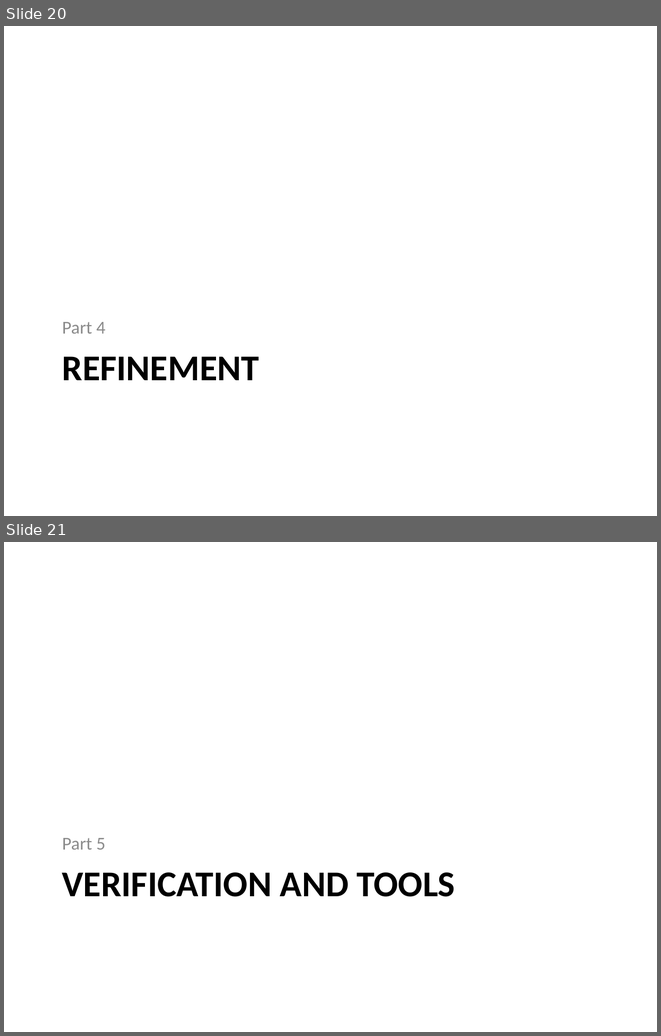
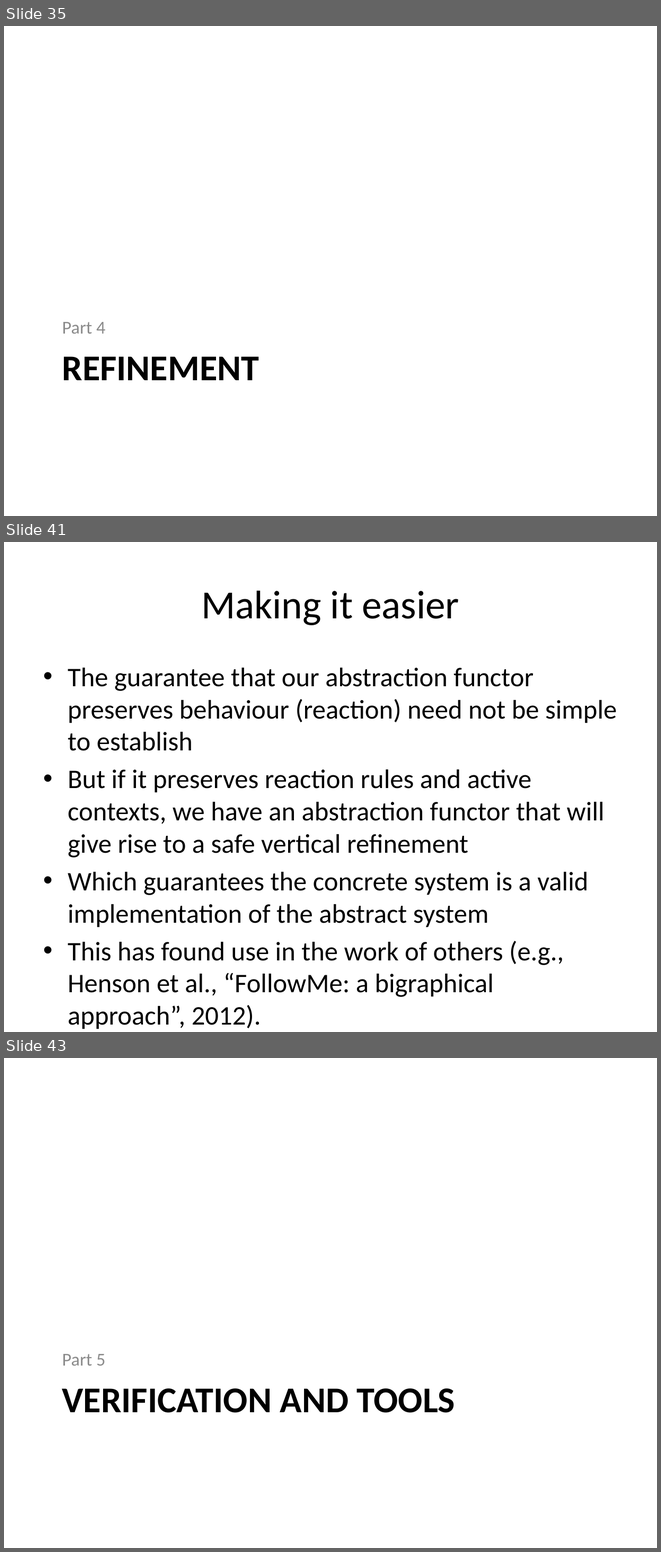
Before and after one commit to gian/defense, a slide deck: PhDDefense.pptx. Shown one above the other, each under a label of ours: slides 20 and 21 before the commit, slides 35, 41 and 43 after it; the slides between them are not shown. The pictures are 661x1036 and 661x1552 pixels, drawn with LibreOffice and Linux fonts; fonts in the diff are those of the drawing. Boxes give left, top, right and bottom in pixels: in the first picture for what was removed or moved away, otherwise in the second. Text is boxed around its words. In the diff, an @@ line names an element or a change of style, - is before the commit and + after.

```diff
--- a/PhDDefense.pptx
+++ b/PhDDefense.pptx
@@ slide 41 added at (4, 542, 657, 1032), background #FFFFFF @@
@@ title added at (201, 590, 459, 625), 44 pt, text #000000 @@
+Making it easier
@@ text added at (68, 668, 617, 992), 29.6 pt, text #000000 @@
+• The guarantee that our abstraction functor preserves behaviour (reaction) need not be simple to establish
+• But if it preserves reaction rules and active contexts, we have an abstraction functor that will give rise to a safe vertical refinement
+• Which guarantees the concrete system is a valid implementation of the abstract system
+• This has found use in the work of others (e.g., Henson et al., “FollowMe: a bigraphical approach”, 2012).
@@ what was slide 20 is now slide 35 @@
@@ what was slide 21 is now slide 43 @@
```
Also in this commit, not shown: 7 slides changed, 36 other slides added.
